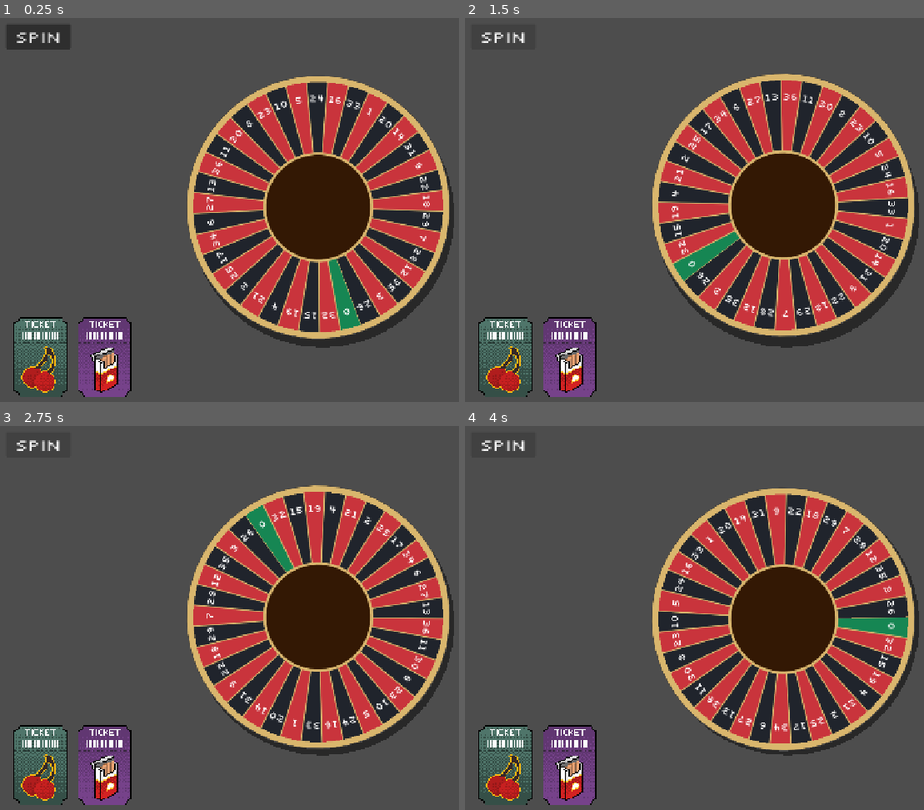
Above: before the commit, frames 1-4 (two rows, left to right).
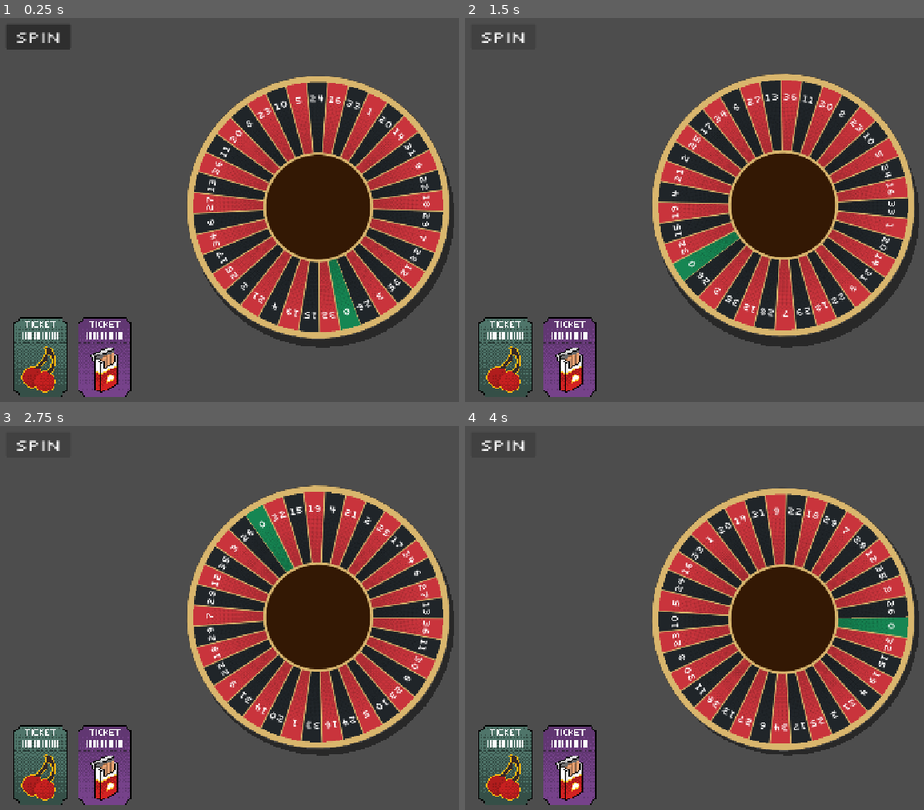
Above: after the commit, the same moments.

Repository: ross-ca/roulette-wheel
Game: Godot game, scene res://main.tscn
Same seed, same stepped clock (60 frames per second), same inputs: the game is played once before the commit and once after it. The project has no main scene, so this scene is started directly.
Inputs:
- Up to frame 1 (0.25 s): no input
- Up to frame 2 (1.5 s): click "Spin" at 0.5 s; click "Spin" at 1.25 s
- Up to frame 3 (2.75 s): click "Spin" at 2 s
- Up to frame 4 (4 s): no input

The runs differ from the first frame. In frame 1, 2.0% of the frame differs, in the area x 45-94%, y 20-78%; in frame 2, 1.9%; in frame 3, 1.9%; in frame 4, 2.0%.

Commit message:
Wheel gradient texture

Diff:
--- a/draw_wheel.gd
+++ b/draw_wheel.gd
@@ -1,5 +1,7 @@
 extends Node2D
 
+@export var segment_texture: Texture2D
+@export var texture_coverage: float = 0.5
 @export var wheel_radius: float = 240
 @export var inner_radius: float = 100
 @export var label_radius: float = 210
@@ -48,7 +50,7 @@
 const COLOURS = {
 	"green": Color("#168653"),
 	"red": Color("#c9343c"),
-	"black": Color("#20242c"),
+	"black": Color("#202529"),
 	"gold": Color("#d9b66d"),
 	"brown": Color("#331804")
 }
@@ -82,7 +84,43 @@
 			var angle: float = lerp(start_angle, end_angle, float(j) / arc_steps)
 			points.append(Vector2.from_angle(angle) * wheel_radius)
 
-		draw_colored_polygon(points, colour)
+		if segment_texture:
+			var uvs: PackedVector2Array = PackedVector2Array()
+
+			for point in points:
+				var radial_distance: float = point.length() / wheel_radius
+
+				var angle: float
+				if point.is_zero_approx():
+					angle = middle_angle
+				else:
+					angle = point.angle()
+
+				# Relative angle within this segment, from 0 to 1
+				var relative_angle: float = (
+					wrapf(angle - start_angle, 0.0, TAU)
+					/ segment_angle
+				)
+
+				# Keep the centre vertex centred in the texture
+				if point.is_zero_approx():
+					relative_angle = 0.5
+
+				# Control horizontal texture coverage
+				var horizontal_uv: float = ((relative_angle - 0.5) / texture_coverage) + 0.5
+
+				# Map the centre to the bottom and outer edge to the top
+				var vertical_uv: float = 1.0 - radial_distance
+
+				uvs.append(Vector2(horizontal_uv, vertical_uv))
+
+			var vertex_colours: PackedColorArray = PackedColorArray()
+			for _point in points:
+				vertex_colours.append(colour)
+
+			draw_polygon(points, vertex_colours, uvs, segment_texture)
+		else:
+			draw_colored_polygon(points, colour)
 
 		# Draw borders between segments
 		var edge_end: Vector2 = Vector2(cos(start_angle), sin(start_angle)) * wheel_radius
--- a/roulette_wheel.tscn
+++ b/roulette_wheel.tscn
@@ -3,10 +3,13 @@
 [ext_resource type="Script" uid="uid://cwvpv5uohp7a" path="res://draw_wheel.gd" id="1_akyk1"]
 [ext_resource type="Script" uid="uid://bfvt6tmgfddut" path="res://wheel_behaviour.gd" id="1_cn4ev"]
 [ext_resource type="FontFile" uid="uid://bjqcqudoiecha" path="res://Silkscreen-Regular.ttf" id="2_d7mvi"]
+[ext_resource type="Texture2D" uid="uid://b7diaw7sfvmrt" path="res://segmentGradient.png" id="3_gyyh7"]
 
 [node name="RouletteWheel" type="Node2D" unique_id=1334309236]
 script = ExtResource("1_cn4ev")
 
 [node name="WheelVisual" type="Node2D" parent="." unique_id=1632498037]
 script = ExtResource("1_akyk1")
+segment_texture = ExtResource("3_gyyh7")
+texture_coverage = 6.0
 font = ExtResource("2_d7mvi")
Binary file added: segmentGradient.png
Not shown, added: segmentGradient.png.import
